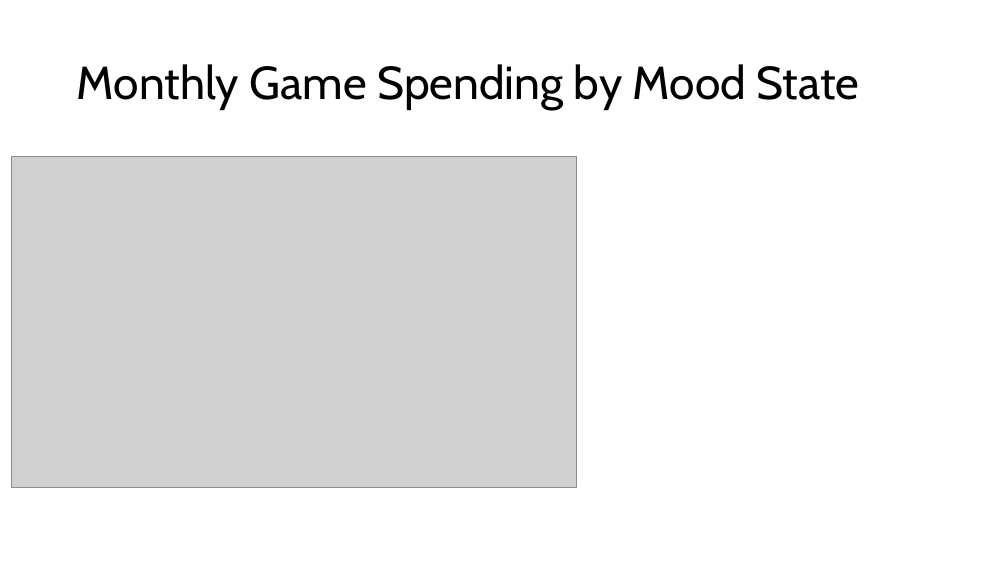
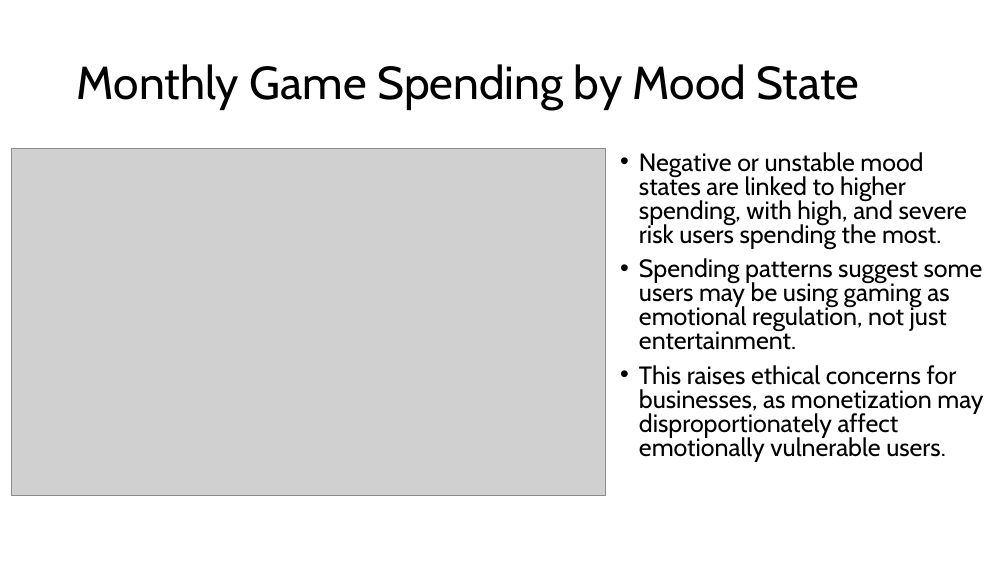
Before and after one commit to ilsecaher/MSDS470_X40_Data-Visualization_Wk5, a slide deck: slide 5 of MSDS670_X40_Data Visualization_AssignmentWk6 - Ilse Severance.pptx. Drawn at 1008x567 pixels with LibreOffice and Linux fonts; fonts in the diff are those of the drawing; grey boxes stand for pictures. Boxes give left, top, right and bottom in pixels: in the first picture for what was removed or moved away, otherwise in the second. Text is boxed around its words. In the diff, an @@ line names an element or a change of style, - is before the commit and + after.

```diff
--- a/MSDS670_X40_Data Visualization_AssignmentWk6 - Ilse Severance.pptx
+++ b/MSDS670_X40_Data Visualization_AssignmentWk6 - Ilse Severance.pptx
@@ picture: place and size @@
-picture at (11,157,576,488)
+picture at (11,148,606,495)
@@ text added at (639,152,983,461), 23.8 pt, text #000000 @@
+• Negative or unstable mood states are linked to higher spending, with high, and severe risk users spending the most.
+• Spending patterns suggest some users may be using gaming as emotional regulation, not just entertainment.
+• This raises ethical concerns for businesses, as monetization may disproportionately affect emotionally vulnerable users.
```
Also in this commit, not shown: 6 other slides changed.
